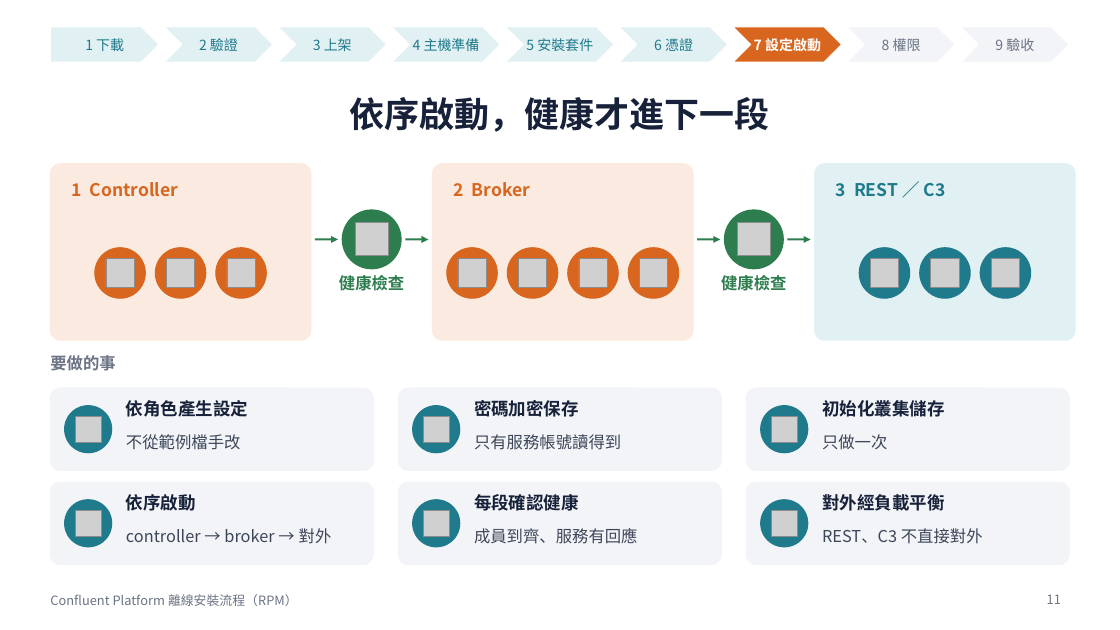
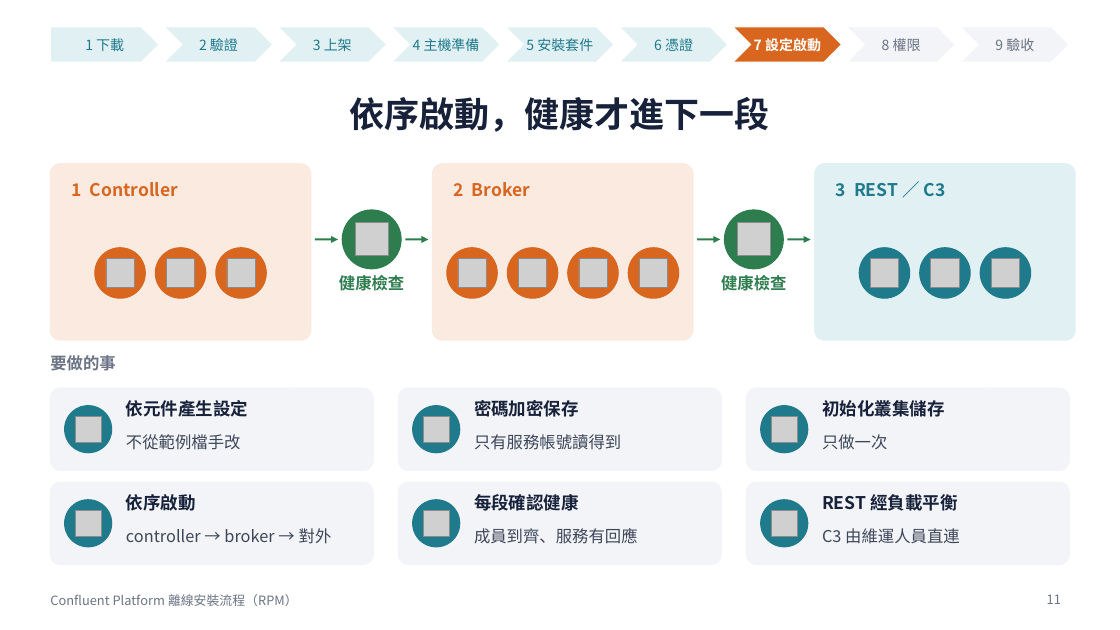
Before and after one commit to zxc81906119/kafka_install_ops, a slide deck: slide 11 of docs/Confluent-RPM安裝流程.pptx. Drawn at 1120x630 pixels with LibreOffice and Linux fonts; fonts in the diff are those of the drawing; grey boxes stand for pictures. Boxes give left, top, right and bottom in pixels: in the first picture for what was removed or moved away, otherwise in the second. Text is boxed around its words. In the diff, an @@ line names an element or a change of style, - is before the commit and + after.

```diff
--- a/docs/Confluent-RPM安裝流程.pptx
+++ b/docs/Confluent-RPM安裝流程.pptx
@@ text at [126,400,248,417]: text changed @@
-依角色產生設定
+依元件產生設定
@@ text at [822,494,957,511]: text changed @@
-對外經負載平衡
+REST 經負載平衡
@@ text at [822,528,960,544]: text changed @@
-REST、C3 不直接對外
+C3 由維運人員直連
```
Also in this commit, not shown: 5 other slides changed, 16 other files.
